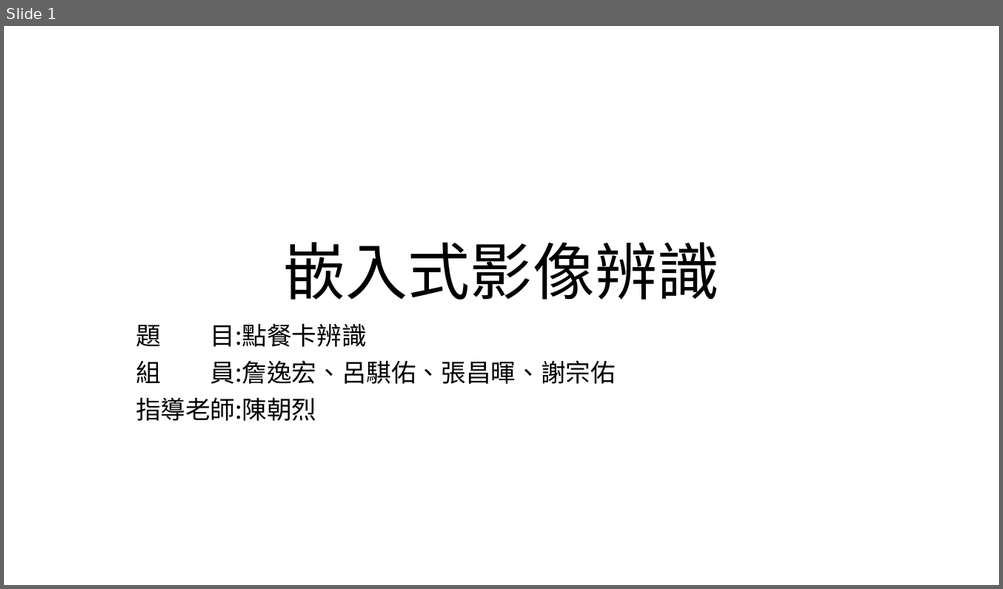
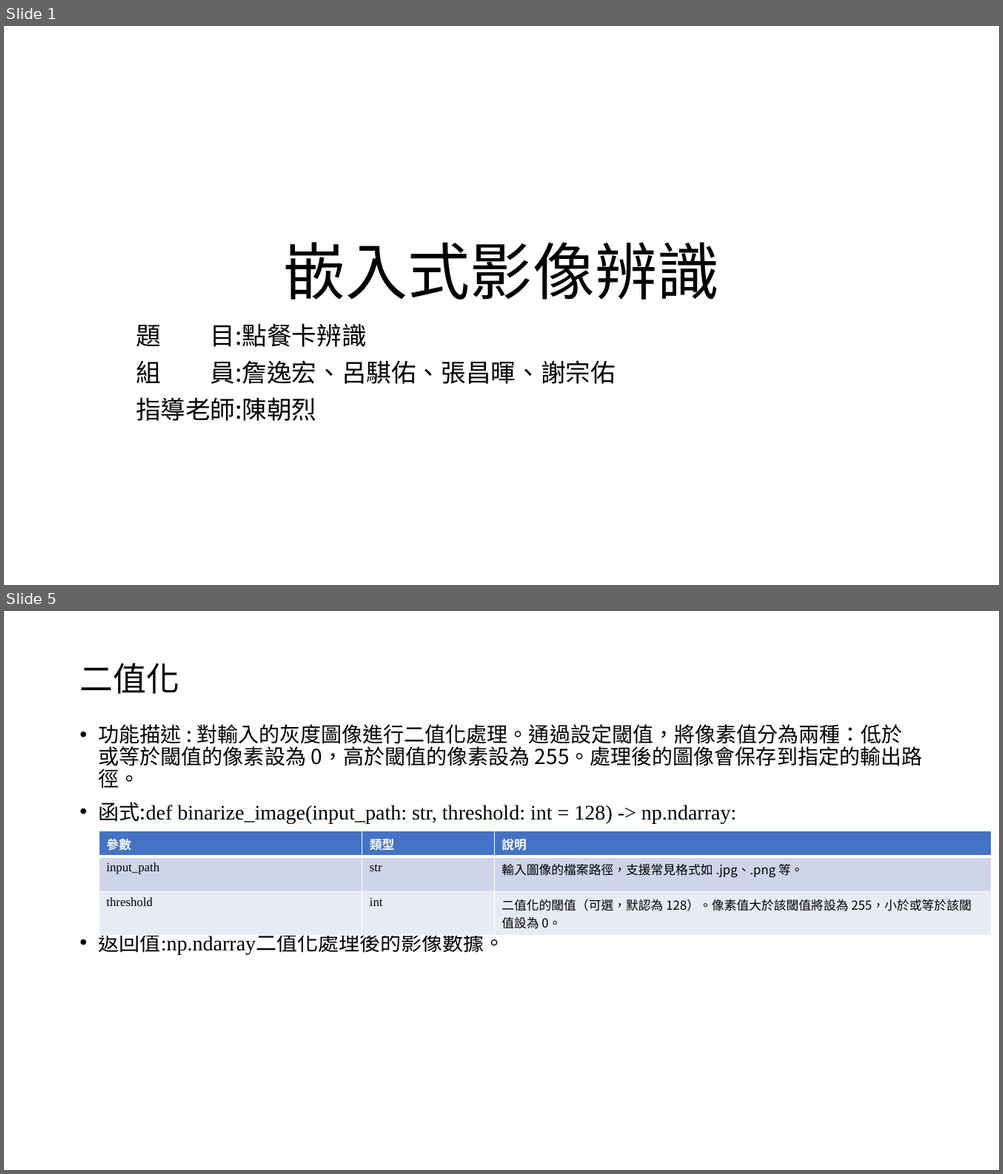
Before and after one commit to austin9328/Embedded_system, a slide deck: final_project/影像辨識 final_project.pptx. Shown one above the other, each under a label of ours: slide 1 before the commit, slides 1 and 5 after it; the slides between them are not shown. The pictures are 1003x589 and 1003x1174 pixels, drawn with LibreOffice and Linux fonts; fonts in the diff are those of the drawing. Boxes give left, top, right and bottom in pixels: in the first picture for what was removed or moved away, otherwise in the second. Text is boxed around its words. In the diff, an @@ line names an element or a change of style, - is before the commit and + after.

```diff
--- a/final_project/影像辨識 final_project.pptx
+++ b/final_project/影像辨識 final_project.pptx
@@ slide 5 added at bbox=[4, 611, 999, 1170], background #FFFFFF @@
@@ title added at bbox=[79, 663, 179, 694], 32 pt, text #000000 @@
+二值化
@@ text added at bbox=[99, 724, 922, 955], 20 pt, text #000000 @@
+• 功能描述 : 對輸入的灰度圖像進行二值化處理。通過設定閾值，將像素值分為兩種：低於或等於閾值的像素設為 0，高於閾值的像素設為 255。處理後的圖像會保存到指定的輸出路徑。
+• 函式:def binarize_image(input_path: str, threshold: int = 128) -> np.ndarray:
+• 返回值:np.ndarray二值化處理後的影像數據。
@@ table added at bbox=[99, 831, 991, 932], 3 rows, 3 columns @@
+參數 | 類型 | 說明
+input_path | str | 輸入圖像的檔案路徑，支援常見格式如 .jpg、.png 等。
+threshold | int | 二值化的閾值（可選，默認為 128）。像素值大於該閾值將設為 255，小於或等於該閾值設為 0。
```
Also in this commit, not shown: 3 slides changed, 7 other slides added.
